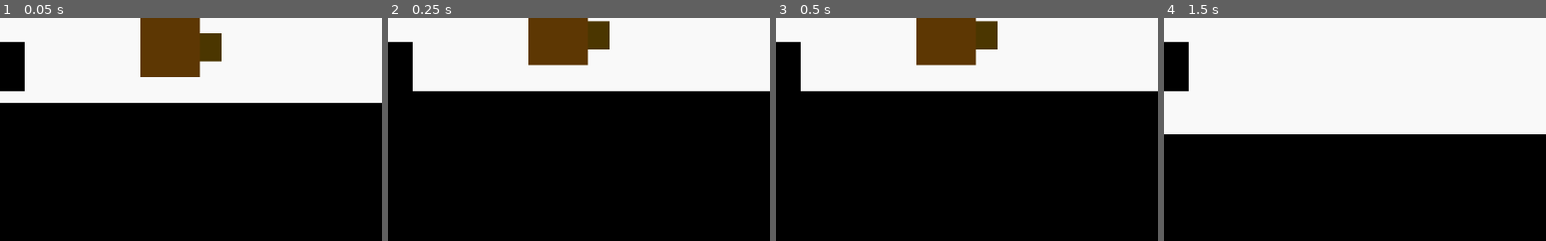
Above: before the commit, frames 1-4 (left to right).
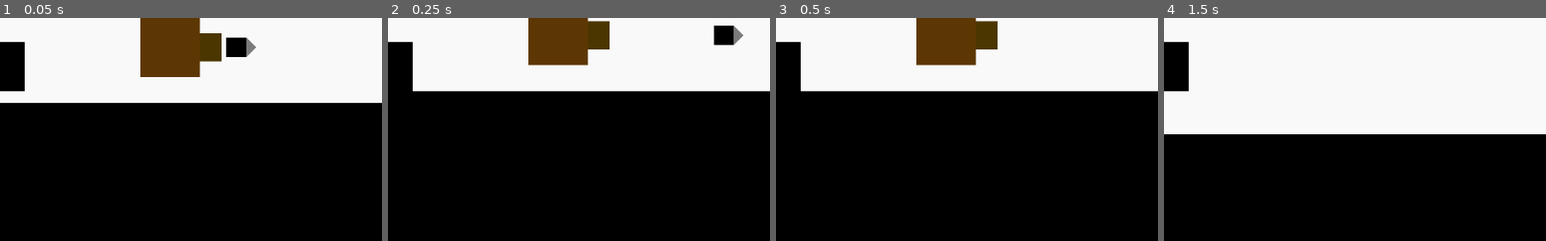
Above: after the commit, the same moments.

Repository: RavenJFelix/Square
Game: Godot game, scene res://testLevel/test.tscn
Same seed, same stepped clock (60 frames per second), same inputs: the game is played once before the commit and once after it. This scene is started directly instead of the project's main scene.
Inputs:
- Up to frame 1 (0.05 s): no input
- Up to frame 2 (0.25 s): no input
- Up to frame 3 (0.5 s): no input
- Up to frame 4 (1.5 s): hold Right (ui_right) from 0.53 s (still down); tap Up (ui_up) at 0.77 s
The pictures show only the part of the screen within x 50-100%, y 39-89%; the shares and areas given below are measured in that part.

The runs differ from the first frame. In frame 1, 0.6% of the frame differs, in the area x 59-67%, y 8-18%; in frame 2, 0.6%; in frame 3, nothing differs; in frame 4, nothing differs.

Commit message:
Rotate shoot point

Diff:
--- a/map/hazard/missile-shooter/missile-shooter.tscn
+++ b/map/hazard/missile-shooter/missile-shooter.tscn
@@ -1,9 +1,12 @@
-[gd_scene load_steps=2 format=2]
+[gd_scene load_steps=3 format=2]
+
+[ext_resource path="res://map/hazard/missile-shooter/missile-shooter.gd" type="Script" id=1]
 
 [sub_resource type="RectangleShape2D" id=1]
 extents = Vector2( 30, 30 )
 
 [node name="missile-shooter" type="StaticBody2D"]
+script = ExtResource( 1 )
 
 [node name="CollisionShape2D" type="CollisionShape2D" parent="."]
 shape = SubResource( 1 )
@@ -19,5 +22,8 @@
 color = Color( 0.294118, 0.211765, 0, 1 )
 polygon = PoolVector2Array( 30, -10, 80, -10, 80, 10, 30, 10 )
 
-[node name="Position2D" type="Position2D" parent="."]
+[node name="MissileSpawn" type="Position2D" parent="."]
 position = Vector2( 50, 0 )
+rotation = 1.5708
+
+[node name="Timer" type="Timer" parent="."]
